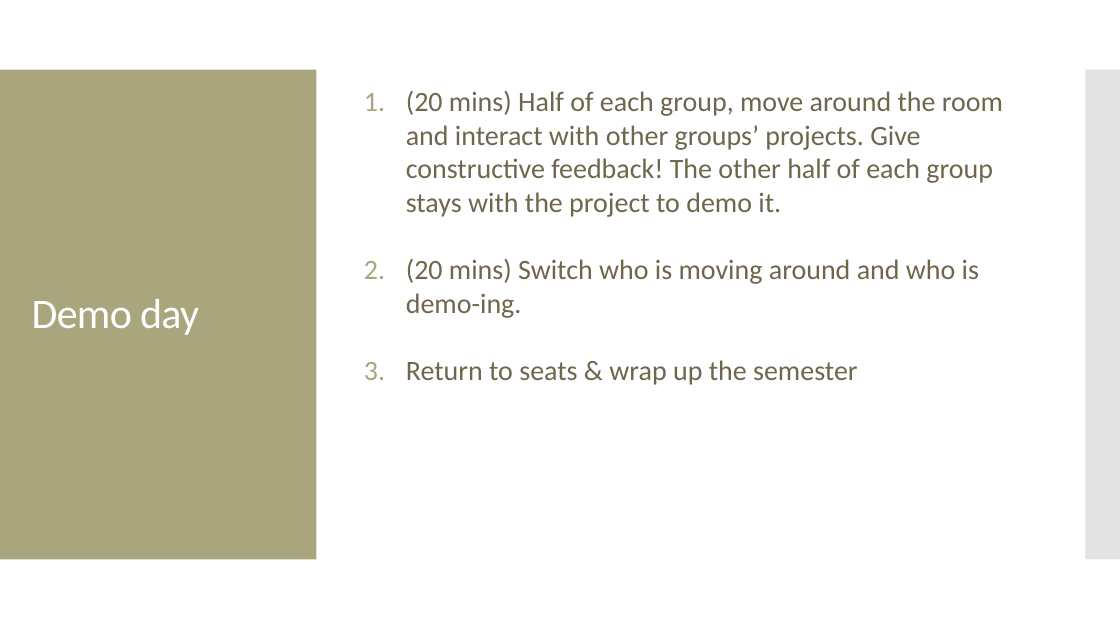
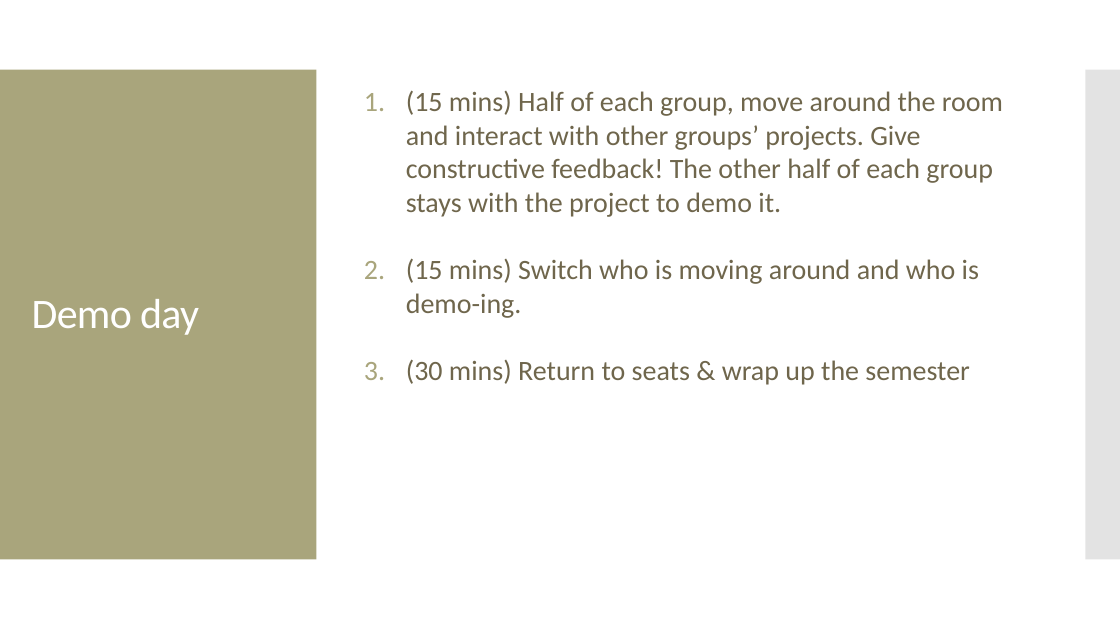
Before and after one commit to amosca01/SDS-CSC109, a slide deck: slide 2 of slides/14-wrap-up.pptx. Drawn at 1120x630 pixels with LibreOffice and Linux fonts; fonts in the diff are those of the drawing. Boxes give left, top, right and bottom in pixels: in the first picture for what was removed or moved away, otherwise in the second. Text is boxed around its words. In the diff, an @@ line names an element or a change of style, - is before the commit and + after.

```diff
--- a/slides/14-wrap-up.pptx
+++ b/slides/14-wrap-up.pptx
@@ text at (406, 90, 1003, 385): text changed @@
-1. (20 mins) Half of each group, move around the room and interact with other groups’ projects. Give constructive feedback! The other half of each group stays with the project to demo it.
-2. (20 mins) Switch who is moving around and who is demo-ing.
-3. Return to seats & wrap up the semester
+1. (15 mins) Half of each group, move around the room and interact with other groups’ projects. Give constructive feedback! The other half of each group stays with the project to demo it.
+2. (15 mins) Switch who is moving around and who is demo-ing.
+3. (30 mins) Return to seats & wrap up the semester
```
Also in this commit, not shown: 9 other files.
